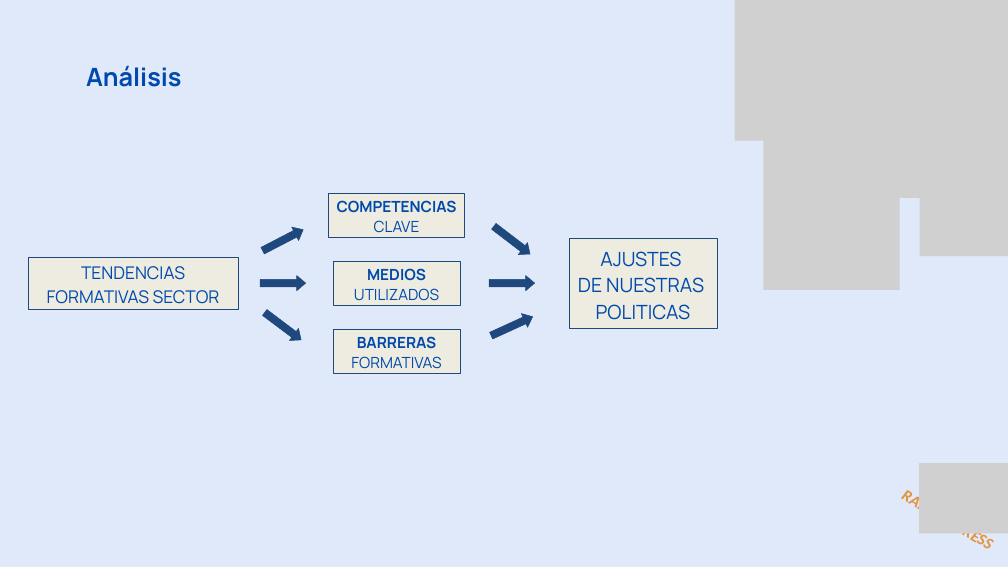
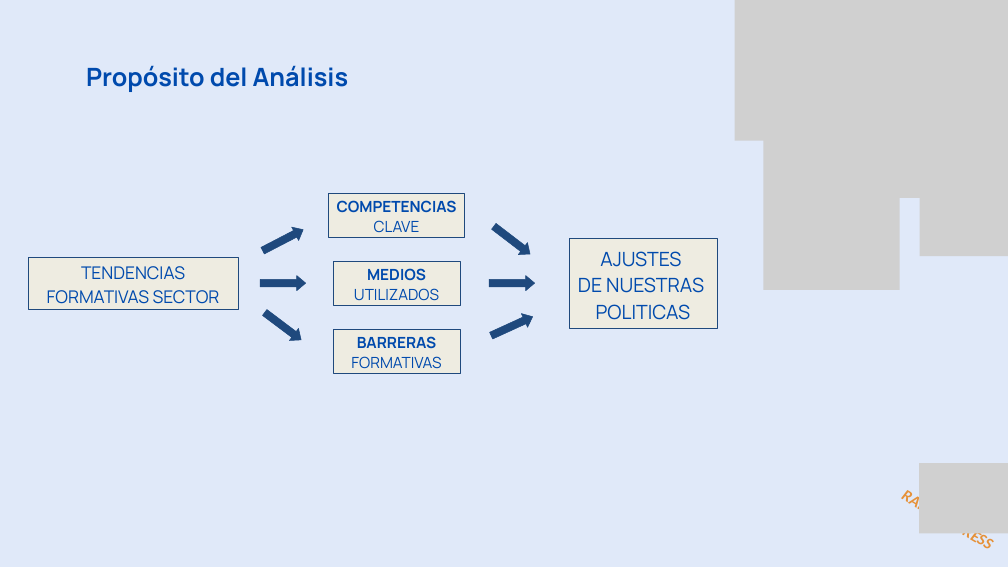
Before and after one commit to ITACADEMYprojectes/ProjecteData, a slide deck: slide 3 of Equip_28/Results/Analisis_PAP_and_ABL_RapidExpres_2026_11_05.pptx (slide 4 before the commit). Drawn at 1008x567 pixels with LibreOffice and Linux fonts; fonts in the diff are those of the drawing; grey boxes stand for pictures; background and template pictures are left out. Boxes give left, top, right and bottom in pixels: in the first picture for what was removed or moved away, otherwise in the second. Text is boxed around its words. In the diff, an @@ line names an element or a change of style, - is before the commit and + after.

```diff
--- a/Equip_28/Results/Analisis_PAP_and_ABL_RapidExpres_2026_11_05.pptx
+++ b/Equip_28/Results/Analisis_PAP_and_ABL_RapidExpres_2026_11_05.pptx
@@ text at box(86, 65, 349, 92): text changed @@
-Análisis
+Propósito del Análisis
```
Also in this commit, not shown: 3 other slides changed, 1 slide removed.
